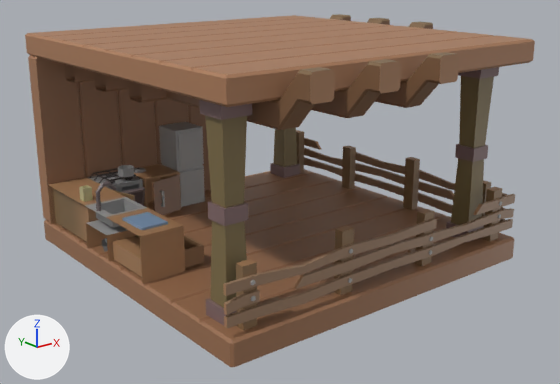
What one commit did to the FBX model Assets/3DModels/Buildings/Productions/Kitchen/Kitchen_Level_01_CornerRight.fbx.
Camera for both pictures: a camera (50 mm lens) standing at (-10.71, -13.7, 6.83) and looking at (-0.08, -0.42, 1.51). The axes (+X, +Y, +Z) are drawn at lower left. The lights are the same throughout. The first picture is the older version. Where no turn or scale is listed for an object, it has been applied to the vertices. Vertices at exactly the same position are counted once.

Names of what the first picture shows: 'Kitchen_Level_01_CornerRight'.
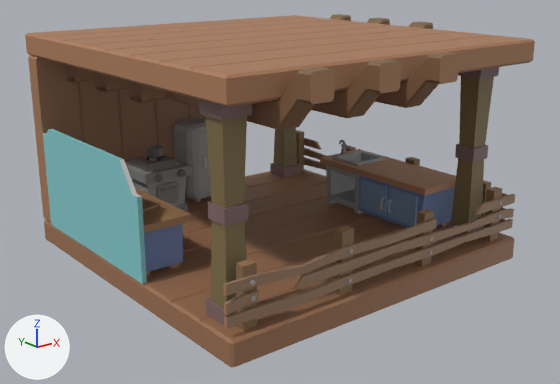
Where the newer file only moved an object's origin or applied its transform, the numbers keep the older frame.

What the commit changed:
me_cube_021 is used by ob_kitchen_level_01_cornerright; location (0.0, 0.0, 0.0).
me_cube_021 had 1950 vertices, 1791 faces and spanned x -4.0..4.8, y -4.8..4.0, z 0.0..5.05.
me_cube_021 now has 2325 vertices, 2101 faces and spans x -4.0..4.8, y -4.8..4.0, z 0.0..5.05.
me_cube_021 part 1: the loose piece of 32 vertices spanning x -2.53..-2.13, y 2.52..2.92, z 1.61..1.81 is scaled about its middle by (1.03, 1.03, 1.02), then moved by (0.88, 0.13, 0.32).
me_cube_021 part 2: the loose piece of 55 vertices spanning x -1.97..-0.97, y 2.17..3.5, z 0.5..1.5 is rebuilt with 111 vertices and now spans x -2.1..-0.8, y 2.2..3.5, z 0.5..1.85.
me_cube_021 part 3: the loose piece of 40 vertices spanning x -0.92..-0.12, y 2.65..3.5, z 0.5..2.5 is rebuilt with 172 vertices and now spans x -0.6..0.6, y 2.5..3.5, z 0.6..2.6.
me_cube_021 part 4: 7 loose pieces with 372 vertices, spanning x -3.96..-1.53, y -0.68..3.5, z 0.5..2.1, are deleted.
me_cube_021 part 5: 4 vertices moved from x -4.0..-3.0, y -0.95..3.5, z 0.5..1.5 to x -4.0, y -0.75..3.5, z 0.5..1.55; 154 vertices removed from x -4.0..-2.4, y -0.95..3.5, z 0.5..1.5; 451 vertices added at x -4.0..0.38, y -0.95..3.5, z 0.5..2.9.
me_cube_021 part 6: 262 vertices added at x 2.17..3.6, y -2.75..0.82, z 0.5..2.07.
me_cube_021 no longer uses material mat_palette_001 (picture img_palettetexture_png).

Location of each change, (x1, y1, x2, y2) in pixels of the pictures (560 x 384 px; the box of a moved part takes in the faces that stretch with it):
part 1 of me_cube_021, moved or reshaped
    before: (118, 165, 134, 177)
    after: (147, 145, 163, 157)
part 2 of me_cube_021, rebuilt
    before: (134, 164, 181, 215)
    after: (125, 155, 192, 211)
part 3 of me_cube_021, rebuilt
    before: (159, 122, 205, 207)
    after: (173, 117, 211, 200)
part 4 of me_cube_021, deleted
    before: (79, 167, 168, 252)
part 5 of me_cube_021, built on
    before: (48, 177, 204, 284)
    after: (43, 129, 206, 284)
part 6 of me_cube_021, added
    after: (320, 140, 456, 228)
